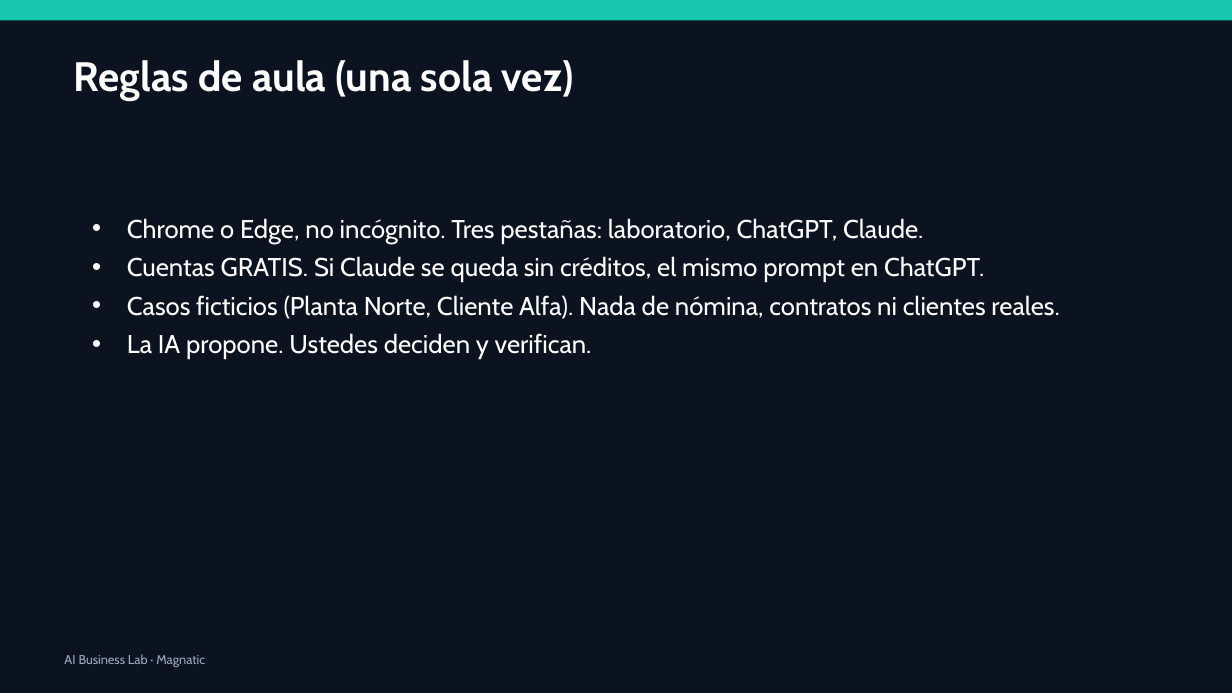
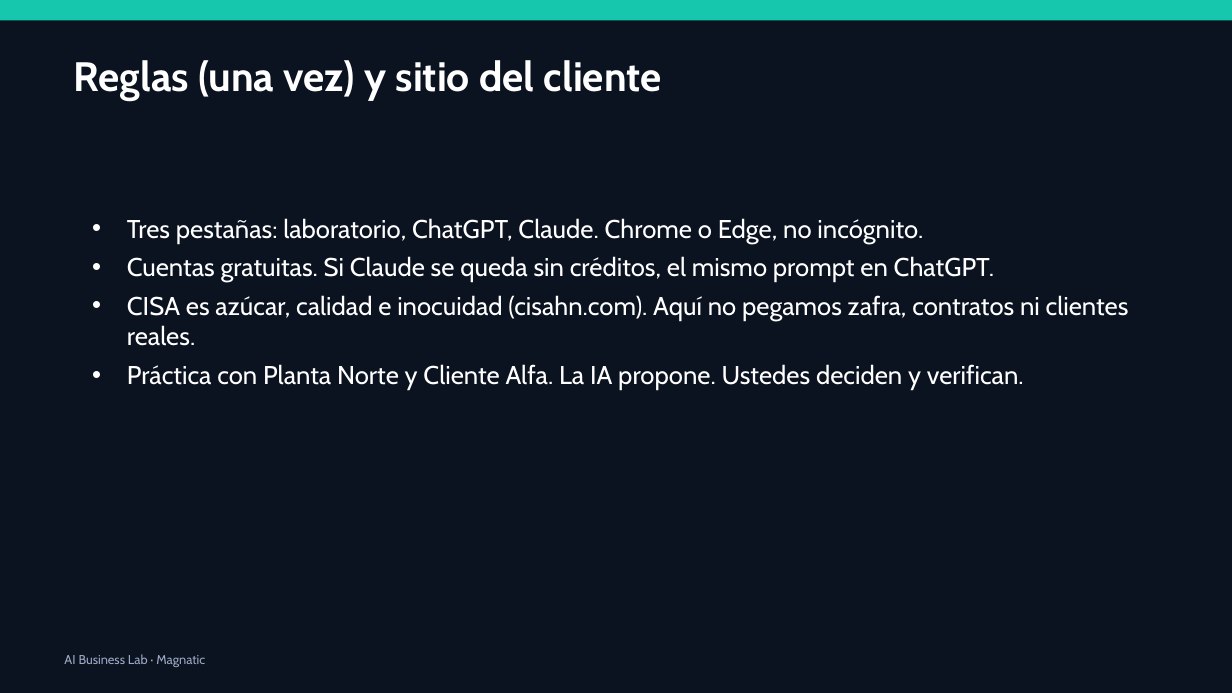
Before and after one commit to xander0408/CURSOS, a slide deck: slide 5 of AI-Business-Lab-Presentacion.pptx (slide 4 before the commit). Drawn at 1232x693 pixels with LibreOffice and Linux fonts; fonts in the diff are those of the drawing. Boxes give left, top, right and bottom in pixels: in the first picture for what was removed or moved away, otherwise in the second. Text is boxed around its words. In the diff, an @@ line names an element or a change of style, - is before the commit and + after.

```diff
--- a/AI-Business-Lab-Presentacion.pptx
+++ b/AI-Business-Lab-Presentacion.pptx
@@ text at (74,60,662,101): text changed @@
-Reglas de aula (una sola vez)
+Reglas (una vez) y sitio del cliente
@@ text at (127,218,1129,390): text changed @@
-• Chrome o Edge, no incógnito. Tres pestañas: laboratorio, ChatGPT, Claude.
-• Cuentas GRATIS. Si Claude se queda sin créditos, el mismo prompt en ChatGPT.
-• Casos ficticios (Planta Norte, Cliente Alfa). Nada de nómina, contratos ni clientes reales.
-• La IA propone. Ustedes deciden y verifican.
+• Tres pestañas: laboratorio, ChatGPT, Claude. Chrome o Edge, no incógnito.
+• Cuentas gratuitas. Si Claude se queda sin créditos, el mismo prompt en ChatGPT.
+• CISA es azúcar, calidad e inocuidad (cisahn.com). Aquí no pegamos zafra, contratos ni clientes reales.
+• Práctica con Planta Norte y Cliente Alfa. La IA propone. Ustedes deciden y verifican.
```
Also in this commit, not shown: 29 other slides changed, 22 slides added, 8 slides removed, 1 other file.
